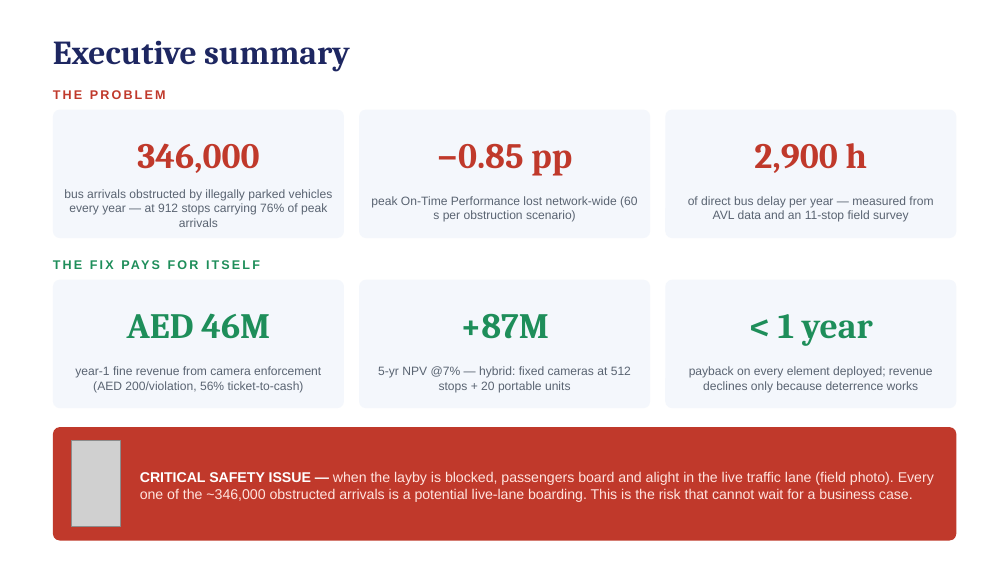
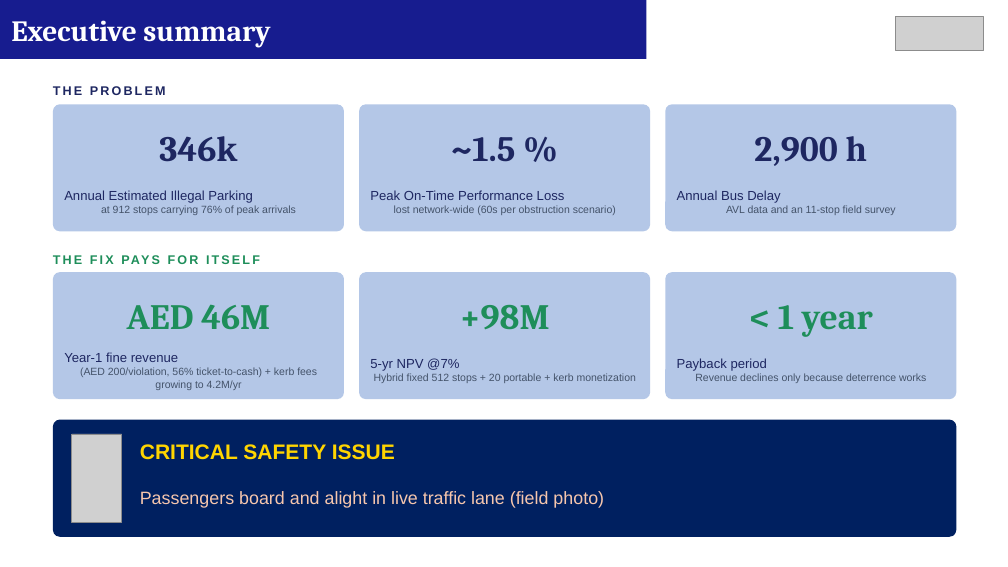
Before and after one commit to reghuae/gtfslatest, a slide deck: slide 2 of presentation/CEO_Bus_Stop_Enforcement.pptx. Drawn at 1008x567 pixels with LibreOffice and Linux fonts; fonts in the diff are those of the drawing; grey boxes stand for pictures. Boxes give left, top, right and bottom in pixels: in the first picture for what was removed or moved away, otherwise in the second. Text is boxed around its words. In the diff, an @@ line names an element or a change of style, - is before the commit and + after.

```diff
--- a/presentation/CEO_Bus_Stop_Enforcement.pptx
+++ b/presentation/CEO_Bus_Stop_Enforcement.pptx
@@ rectangle added at <box>0,0,647,59</box>, fill #171C8F @@
@@ text "Executive summary": place and size @@
-text "Executive summary" at <box>53,40,350,72</box>
+text "Executive summary" at <box>11,20,270,47</box>
@@ text "Executive summary" at <box>11,20,270,47</box>: size 32 to 28 pt, text colour #1E2761 to #FFFFFF @@
@@ picture added at <box>896,17,984,51</box> @@
@@ text "THE PROBLEM" at <box>53,86,166,95</box>: text colour #C0392B to #1E2761 @@
@@ text "2,900 h" at <box>754,136,867,166</box>: text colour #C0392B to #1E2761 @@
@@ 4 rounded rectangles, 2 texts, 1 picture: place and size @@
-4 rounded rectangles, 2 texts, 1 picture at <box>53,110,957,541</box>
+4 rounded rectangles, 2 texts, 1 picture at <box>53,104,957,537</box>
@@ text removed at <box>137,143,259,173</box> @@
-346,000
@@ text added at <box>159,136,237,162</box>, 34 pt, text #1E2761, bold @@
+346k
@@ text removed at <box>437,143,572,176</box> @@
-−0.85 pp
@@ text added at <box>451,137,515,162</box>, 34 pt, text #1E2761, bold @@
+~1.5 %
@@ text at <box>64,190,296,215</box>: text changed; size 11.5 to 10 pt; text colour #5A6472 to #44536A @@
-bus arrivals obstructed by illegally parked vehicles every year — at 912 stops carrying 76% of peak arrivals
+Annual Estimated Illegal Parking
+at 912 stops carrying 76% of peak arrivals
@@ text at <box>370,190,616,215</box>: text changed; size 11.5 to 10 pt; text colour #5A6472 to #44536A @@
-peak On-Time Performance lost network-wide (60 s per obstruction scenario)
+Peak On-Time Performance Loss
+lost network-wide (60s per obstruction scenario)
@@ text at <box>677,190,896,215</box>: text changed; size 11.5 to 10 pt; text colour #5A6472 to #44536A @@
-of direct bus delay per year — measured from AVL data and an 11-stop field survey
+Annual Bus Delay
+AVL data and an 11-stop field survey
@@ 3 rounded rectangles, 2 texts: place and size @@
-3 rounded rectangles, 2 texts at <box>53,280,957,408</box>
+3 rounded rectangles, 2 texts at <box>53,272,957,399</box>
@@ fill #F4F7FC to #B4C7E7; proportions changed in 6 elements at <box>53,104,344,231</box>, <box>359,104,650,231</box>, <box>665,104,957,231</box>, <box>359,272,650,399</box>, <box>53,272,344,399</box>, <box>665,272,957,399</box> @@
@@ text removed at <box>460,313,549,339</box> @@
-+87M
@@ text added at <box>460,305,550,329</box>, 34 pt, text #1E8E5A, bold @@
++98M
@@ text at <box>64,352,317,390</box>: text changed; size 11.5 to 10 pt; text colour #5A6472 to #44536A @@
-year-1 fine revenue from camera enforcement (AED 200/violation, 56% ticket-to-cash)
+Year-1 fine revenue
+(AED 200/violation, 56% ticket-to-cash) + kerb fees growing to 4.2M/yr
@@ text at <box>370,358,636,383</box>: text changed; size 11.5 to 10 pt; text colour #5A6472 to #44536A @@
-5-yr NPV @7% — hybrid: fixed cameras at 512 stops + 20 portable units
+5-yr NPV @7%
+Hybrid fixed 512 stops + 20 portable + kerb monetization
@@ text at <box>677,358,926,383</box>: text changed; size 11.5 to 10 pt; text colour #5A6472 to #44536A @@
-payback on every element deployed; revenue declines only because deterrence works
+Payback period
+Revenue declines only because deterrence works
@@ rounded rectangle at <box>53,420,957,537</box>: fill #C0392B to #002060; proportions changed @@
@@ text added at <box>140,444,395,460</box>, 20 pt, text #FFD500, bold @@
+CRITICAL SAFETY ISSUE
@@ text at <box>140,491,604,508</box>: text changed; size 13.5 to 17 pt; text colour #FFE3DE to #F6C6AD @@
-CRITICAL SAFETY ISSUE — when the layby is blocked, passengers board and alight in the live traffic lane (field photo). Every one of the ~346,000 obstructed arrivals is a potential live-lane boarding. This is the risk that cannot wait for a business case.
+Passengers board and alight in live traffic lane (field photo)
```
Also in this commit, not shown: 11 other slides changed, 4 slides added, 2 slides removed, 6 other files.
